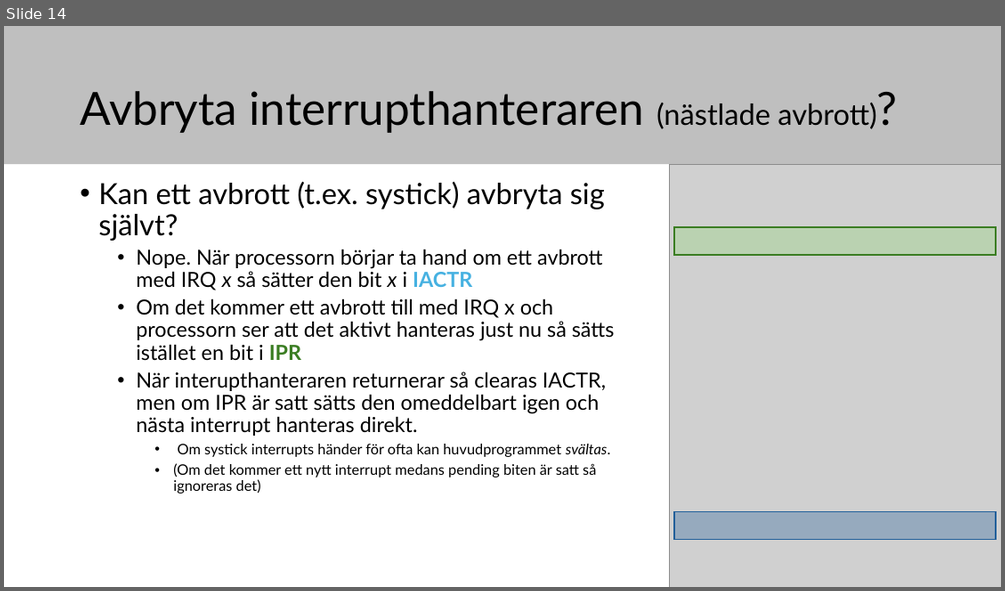
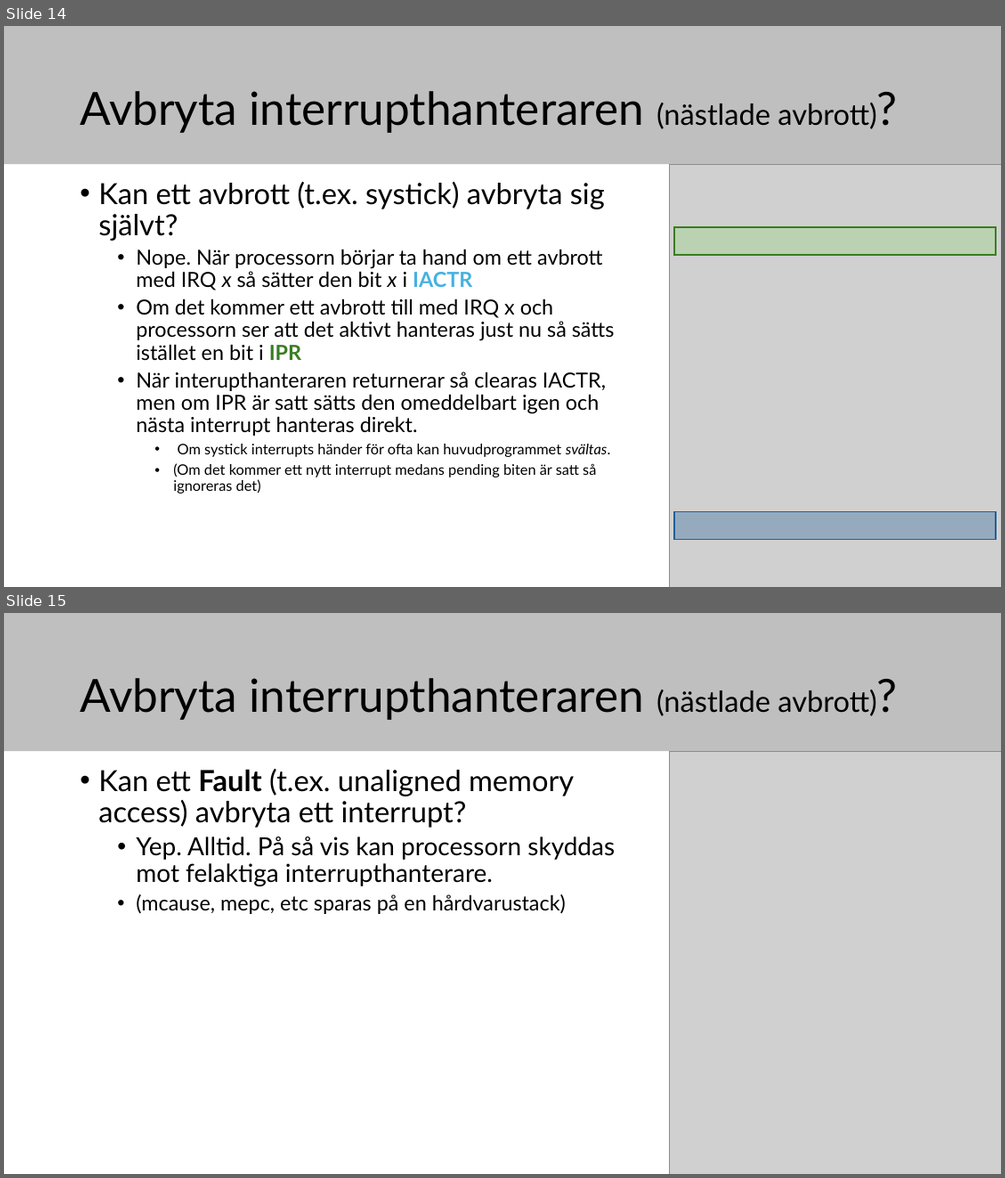
Before and after one commit to elias-at-chalmers/mop-lecture_notes-mirror, a slide deck: slides/lecture09_external_interrupts.pptx. Shown one above the other, each under a label of ours: slide 14 before the commit, slides 14 and 15 after it. The pictures are 1005x591 and 1005x1178 pixels, drawn with LibreOffice and Linux fonts; fonts in the diff are those of the drawing; grey boxes stand for pictures. Boxes give left, top, right and bottom in pixels: in the first picture for what was removed or moved away, otherwise in the second. Text is boxed around its words. In the diff, an @@ line names an element or a change of style, - is before the commit and + after.

```diff
--- a/slides/lecture09_external_interrupts.pptx
+++ b/slides/lecture09_external_interrupts.pptx
@@ slide 15 added at (x1=4, y1=613, x2=1001, y2=1174), background #FFFFFF; not listed: 1 template element that a slide beside it also shows @@
@@ title added at (x1=80, y1=678, x2=876, y2=720), 44 pt, text #000000 @@
+Avbryta interrupthanteraren (nästlade avbrott)?
@@ text added at (x1=98, y1=769, x2=615, y2=914), 24 pt, text #000000 @@
+• Kan ett Fault (t.ex. unaligned memory access) avbryta ett interrupt?
+  • Yep. Alltid. På så vis kan processorn skyddas mot felaktiga interrupthanterare.
+  • (mcause, mepc, etc sparas på en hårdvarustack)
@@ picture added at (x1=670, y1=751, x2=1001, y2=1174) @@
```
Also in this commit, not shown: 1 other slide added, 1 slide removed, 1 other file.
